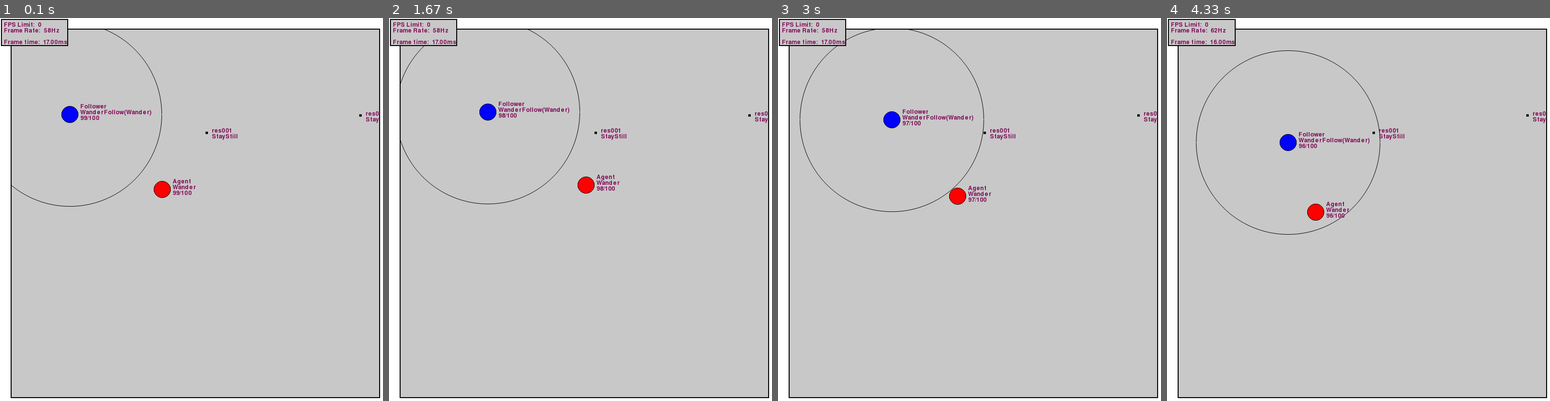
Above: before the commit, frames 1-4 (left to right).
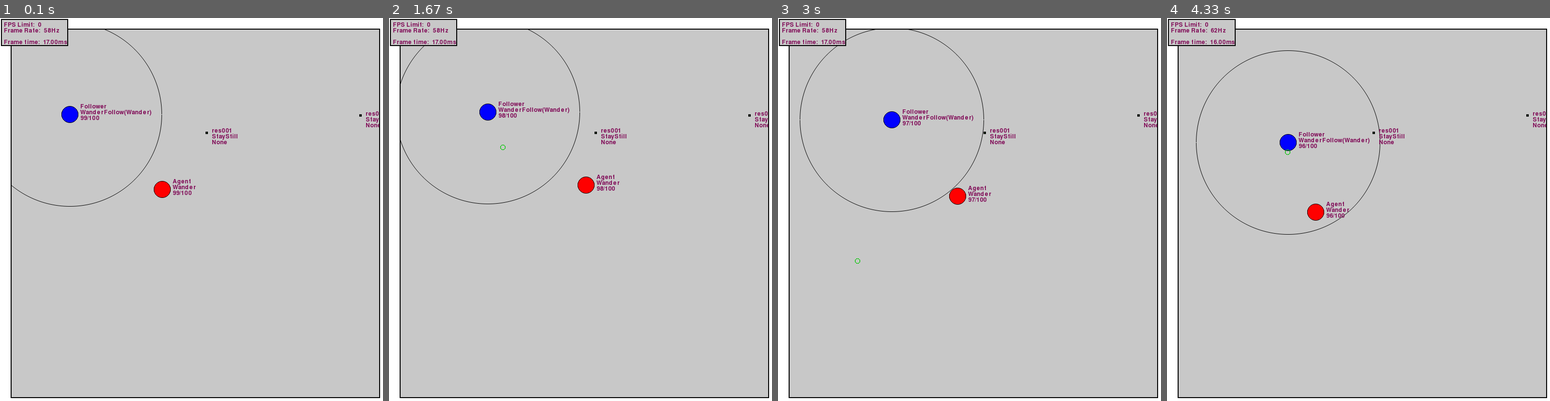
Above: after the commit, the same moments.

Repository: raphaelpaiva/py_creatures
Game: pygame game, started from main.py
The game is run twice, just before and just after one commit, with the same random seed, the same clock (stepped at 60 frames per second) and the same inputs.
Inputs (mouse positions are in pixels of both pictures, inside the frame that each line leads up to):
- Up to frame 1 (0.1 s): no input
- Up to frame 2 (1.67 s): click (584, 213) at 0.38 s; click (618, 297) at 0.72 s; click (726, 347) at 1.05 s; click (492, 136) at 1.38 s
- Up to frame 3 (3 s): click (969, 259) at 1.72 s; click (915, 132) at 2.05 s; click (1107, 312) at 2.38 s; click (846, 247) at 2.72 s
- Up to frame 4 (4.33 s): click (1247, 136) at 3.05 s; click (1270, 278) at 3.38 s; click (1500, 301) at 3.72 s; click (1274, 140) at 4.05 s

The runs differ from the first frame. In frame 1, less than 0.1% of the frame differs, in the area x 55-99%, y 27-33%; in frame 2, less than 0.1%, in the area x 29-99%, y 27-35%; in frame 3, less than 0.1%; in frame 4, less than 0.1%.

Commit message:
Component API improvements

Diff:
--- a/creatures/action/action.py
+++ b/creatures/action/action.py
@@ -37,7 +37,7 @@
 
   def run(self) -> None:
     if self.target.is_resource:
-      energy_component = self.entity.components.get(EnergyComponent.__name__)[-1]
+      energy_component = self.entity.get_components(EnergyComponent.__name__)
       energy_component.current = min(100, energy_component.current + 50)
       self.target.mark_remove = True
 
@@ -53,8 +53,6 @@
 
   def update(self, entities: List[Entity]):
     for entity in entities:
-      actionComponents: List[ActionComponent] = entity.components.get(ActionComponent.__name__)
-      if actionComponents:
-        action = actionComponents[-1].action
-        if action:
-          action.run()
+      action_component: ActionComponent = entity.get_component(ActionComponent.__name__)
+      if action_component:
+        action_component.action.run()
--- a/creatures/desire/MoveTo.py
+++ b/creatures/desire/MoveTo.py
@@ -17,12 +17,11 @@
 
   def run(self):
     direction = Vector.from_points(self.entity.movement.position, self.location.get()).unit()
+    action_component = self.entity.get_component(ActionComponent.__name__)
 
-    if not ActionComponent.__name__ in self.entity.components:
+    if not action_component:
       action_component = ActionComponent()
       self.entity.add_component(action_component)
-    else:
-      action_component = self.entity.components[ActionComponent.__name__][0]
 
     action_component.action = Move(self.entity, direction)
 
--- a/creatures/desire/WanderFollow.py
+++ b/creatures/desire/WanderFollow.py
@@ -30,9 +30,9 @@
       else:
         grab_radius = self.entity.properties.get('grab_radius', 2.0)
         if distance <= grab_radius:
-          action_component = self.entity.components.get(ActionComponent.__name__)
+          action_component = self.entity.get_component(ActionComponent.__name__)
           if action_component:
-            action_component[-1].action = Grab(self.entity, self.target)
+            action_component.action = Grab(self.entity, self.target)
             self.desire = Wander(self.entity, world=self.world)
             self.target = None
             return
--- a/creatures/desire/desire_system.py
+++ b/creatures/desire/desire_system.py
@@ -10,5 +10,5 @@
 
   def update(self, entities: List[Entity]):
     for entity in entities:
-      for component in entity.components.get(DesireComponent.__name__, []):
-        component.desire.run()
+      component = entity.get_component(DesireComponent.__name__)
+      component.desire.run()
--- a/creatures/energy/energy_system.py
+++ b/creatures/energy/energy_system.py
@@ -13,10 +13,12 @@
 
   def update(self, entities: List[Entity]):
     for entity in entities:
-      for energy_component in entity.components.get(EnergyComponent.__name__, []):
+      energy_component = entity.get_component(EnergyComponent)
+      if energy_component:
         energy_component.current -= energy_component.rate * self.world.dt
         energy_component.current = max(0, energy_component.current)
-      for action_component in entity.components.get(ActionComponent.__name__, []):
-        action: Action = action_component.action if action_component else None
-        if action:
-          energy_component.current -= action.energy_cost
+
+      action_component = entity.get_component(ActionComponent)
+      action: Action = action_component.action if action_component else None
+      if action:
+        energy_component.current -= action.energy_cost
--- a/creatures/entity.py
+++ b/creatures/entity.py
@@ -1,5 +1,6 @@
 from __future__ import annotations
 from math import sqrt
+from pyclbr import Class
 from typing import Any, Dict, List
 from creatures.primitives import Vector
 from creatures.component import Component, MetaDataComponent, MovementComponent
@@ -19,22 +20,26 @@
     self.mark_remove: bool = False
     self.properties: Dict[str, Any] = {}
     self.type = self.__class__.__name__
-    self.components: Dict[str, List[Component]] = {}
+    self._components: Dict[str, Component] = {}
 
   def add_component(self, component: Component):
-    component_type_name = component.__class__.__name__
-    if component_type_name in self.components:
-      self.components[component_type_name].append(component)
-    else:
-      self.components[component_type_name] = [component]
+    component_type_name = component.__class__.__qualname__
+    self._components[component_type_name] = component
+
+  def get_component(self, component_id: str | type) -> Component | None:
+    name = component_id
+    if (isinstance(component_id, type)):
+      name = component_id.__name__
+
+    return self._components.get(name, None)
 
   @property
   def metadata(self) -> MetaDataComponent:
-    return self.components.get(MetaDataComponent.__name__, DEFAULT_METADATA_COMPONENT)[0]
+    return self._components.get(MetaDataComponent.__name__, DEFAULT_METADATA_COMPONENT)
 
   @property
   def movement(self) -> MovementComponent:
-    return self.components.get(MovementComponent.__name__, DEFAULT_MOVEMENT_COMPONENT)[0]
+    return self._components.get(MovementComponent.__name__, DEFAULT_MOVEMENT_COMPONENT)
 
   @property
   def is_resource(self) -> bool:
--- a/creatures/render_system/graphics.py
+++ b/creatures/render_system/graphics.py
@@ -23,5 +23,5 @@
     return [
       self.entity.name,
       str(self.entity.desire),
-      str(self.entity.components.get(EnergyComponent.__name__, [''])[0])
+      str(self.entity.get_component(EnergyComponent.__name__))
     ]
--- a/creatures/render_system/world_widget.py
+++ b/creatures/render_system/world_widget.py
@@ -7,7 +7,7 @@
 from creatures.primitives import Vector
 
 from creatures.render_system.aux_types import UIColor, UIPosition, UISize
-from creatures.render_system.constants import BACKGROUND_GREY, BLACK, BORDER_WIDTH, DEFAULT_SIZE, GREEN, NICE_COLOR, ORIGIN
+from creatures.render_system.constants import BACKGROUND_GREY, BLACK, BORDER_WIDTH, DEFAULT_SIZE, GREEN, NICE_COLOR, ORIGIN, WHITE
 from creatures.render_system.widget import Widget
 from creatures.world import World
 
@@ -49,7 +49,7 @@
     }
 
   def update(self):
-    graphics = [e.components[SimpleGraphicComponent.__name__][0] for e in sorted(self.world.entities(), key=lambda e: e.size, reverse=True)]
+    graphics = [e.get_component(SimpleGraphicComponent) for e in sorted(self.world.entities(), key=lambda e: e.size, reverse=True)]
     self._render_bottom_layer(graphics)
     self._render_middle_layer(graphics)
     self._render_top_layer(graphics)
@@ -68,19 +68,33 @@
         self.surface.blit(rendered, text_position.as_tuple())
         text_offset += Vector(0, self.font.get_height())
 
+      gfx.aacircle(
+        self.surface,
+        pg.mouse.get_pos()[0],
+        pg.mouse.get_pos()[1],
+        5,
+        GREEN
+      )
+
   def _render_middle_layer(self, graphics: List[SimpleGraphicComponent]):
+    mouse_position = Vector(*pg.mouse.get_pos())
+
     for graphic in graphics:
       graphic_size = graphic.size * self.scale - graphic.border_width
       graphic_pos = graphic.position * self.scale + self.position
       graphic_color = pg.colordict.THECOLORS.get(graphic.color) if isinstance(graphic.color, str) else graphic.color
 
       if graphic.shape == 'circle':
+        col = graphic_color
+        if ( (graphic_pos - mouse_position).size() <= graphic_size ):
+          col = WHITE
+
         gfx.filled_circle(
           self.surface,
           int(graphic_pos.x),
           int(graphic_pos.y),
           int(graphic_size),
-          graphic_color
+          col
         )
         gfx.aacircle(
           self.surface,
